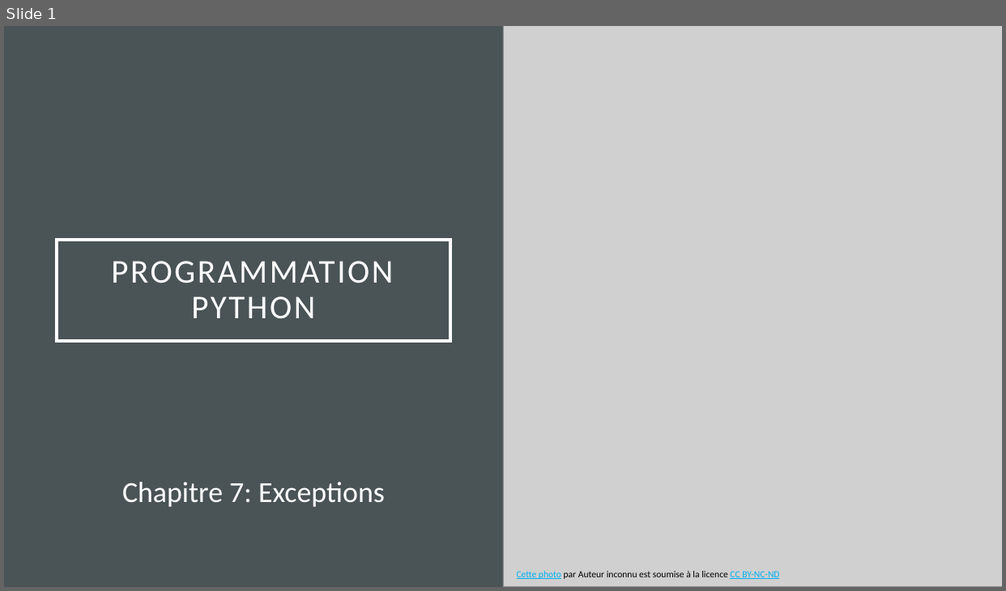
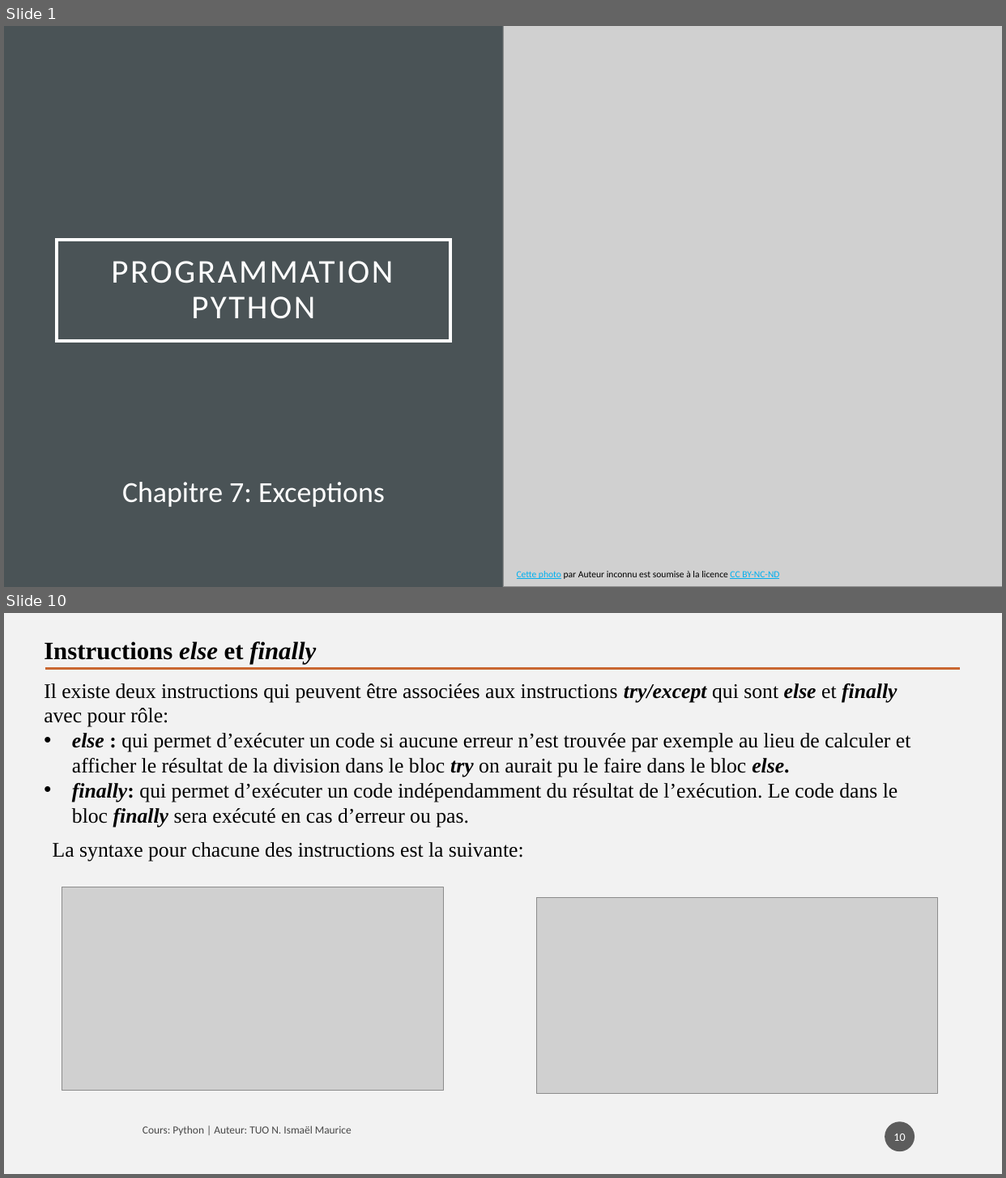
Before and after one commit to tisma95/cours-python, a slide deck: source/Chapitre 7 - Les exceptions.pptx. Shown one above the other, each under a label of ours: slide 1 before the commit, slides 1 and 10 after it; the slides between them are not shown. The pictures are 1006x591 and 1006x1178 pixels, drawn with LibreOffice and Linux fonts; fonts in the diff are those of the drawing; grey boxes stand for pictures. Boxes give left, top, right and bottom in pixels: in the first picture for what was removed or moved away, otherwise in the second. Text is boxed around its words. In the diff, an @@ line names an element or a change of style, - is before the commit and + after.

Commit message:
Feat(chp7): Rédaction chapitre sur les exceptions

```diff
--- a/source/Chapitre 7 - Les exceptions.pptx
+++ b/source/Chapitre 7 - Les exceptions.pptx
@@ slide 10 added at [4, 613, 1002, 1174], background #F2F2F2 @@
@@ text added at [44, 641, 316, 664], 24 pt, text #000000, bold @@
+Instructions else et finally
@@ text added at [44, 683, 910, 827], 20 pt, text #000000 @@
+Il existe deux instructions qui peuvent être associées aux instructions try/except qui sont else et finally avec pour rôle:
+• else : qui permet d’exécuter un code si aucune erreur n’est trouvée par exemple au lieu de calculer et afficher le résultat de la division dans le bloc try on aurait pu le faire dans le bloc else.
+• finally: qui permet d’exécuter un code indépendamment du résultat de l’exécution. Le code dans le bloc finally sera exécuté en cas d’erreur ou pas.
@@ line added from (45, 668) to (960, 668), #C96731 2.5 pt @@
@@ text added at [53, 842, 524, 861], 20 pt, text #000000 @@
+La syntaxe pour chacune des instructions est la suivante:
@@ picture added at [62, 888, 444, 1092] @@
@@ picture added at [537, 897, 938, 1094] @@
@@ page number added at [885, 1122, 915, 1152], fill #1D1D1D at 70% opacity, 11 pt, text #FFFFFF @@
+10
@@ text added at [143, 1126, 351, 1135], 10.5 pt, text #000000 at 70% opacity @@
+Cours: Python | Auteur: TUO N. Ismaël Maurice
```
Also in this commit, not shown: 4 slides changed, 13 other slides added, 11 other files.
